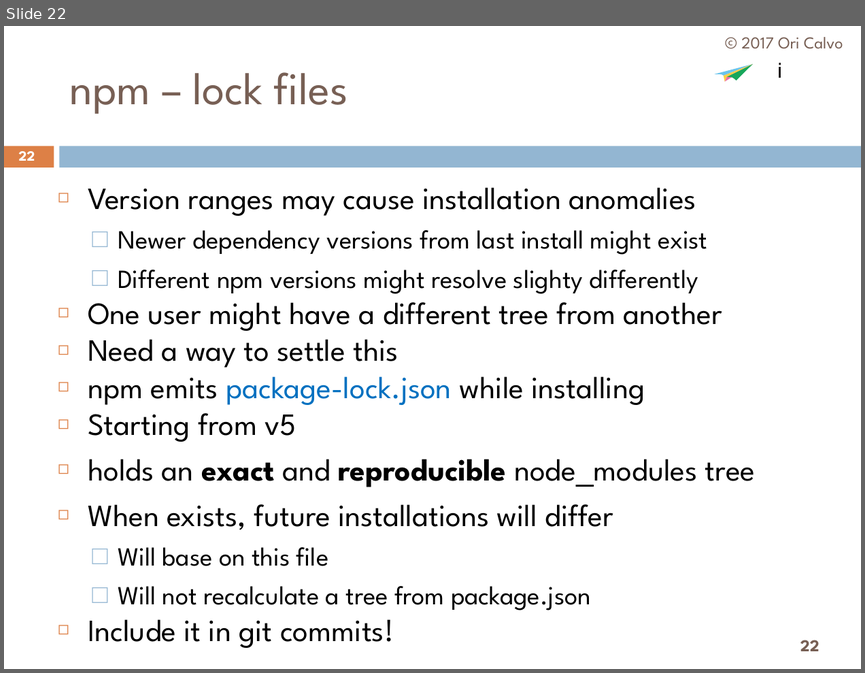
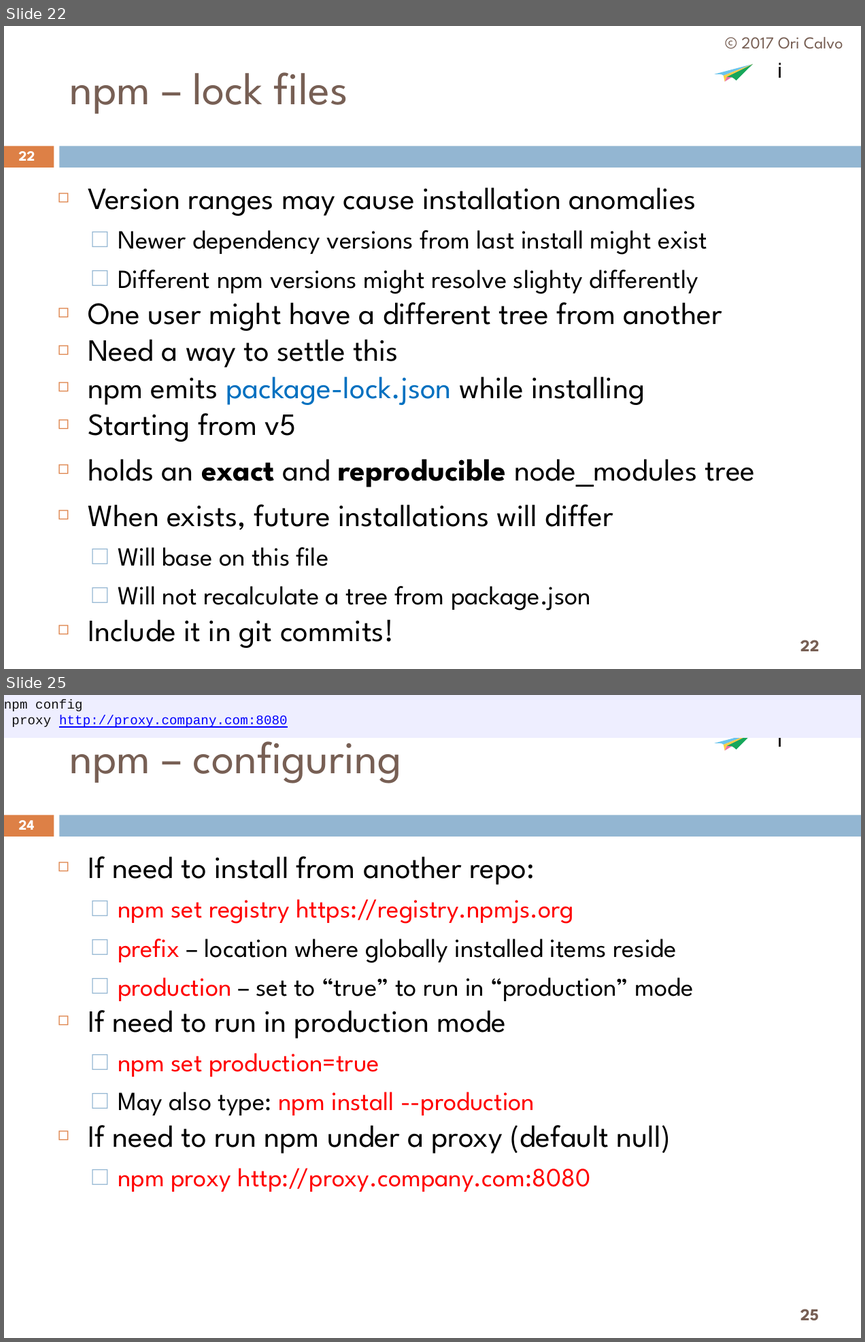
Before and after one commit to oricalvo/course-nodejs, a slide deck: 02 Package Management.pptx. Shown one above the other, each under a label of ours: slide 22 before the commit, slides 22 and 25 after it; the slides between them are not shown. The pictures are 865x673 and 865x1342 pixels, drawn with LibreOffice and Linux fonts; fonts in the diff are those of the drawing; background and template pictures are left out. Boxes give left, top, right and bottom in pixels: in the first picture for what was removed or moved away, otherwise in the second. Text is boxed around its words. In the diff, an @@ line names an element or a change of style, - is before the commit and + after.

```diff
--- a/02 Package Management.pptx
+++ b/02 Package Management.pptx
@@ slide 25 added at [4,695,861,1338], background #FFFFFF; not listed: 7 template elements that a slide beside it also shows @@
@@ rectangle added at [4,695,861,738], fill #EEEEFF, 11 pt, text #0000FF, underline @@
+npm config
+proxy http://proxy.company.com:8080
@@ title added at [70,741,402,783], 38 pt, text #775F54 @@
+npm – configuring
@@ text added at [19,820,35,830], 12 pt, text #FFFFFF, bold @@
+24
@@ text added at [88,856,694,1191], 22 pt, text #000000 @@
+◻ If need to install from another repo:
+  ⬜ npm set registry https://registry.npmjs.org
+  ⬜ prefix – location where globally installed items reside
+  ⬜ production – set to “true” to run in “production” mode
+◻ If need to run in production mode
+  ⬜ npm set production=true
+  ⬜ May also type: npm install --production
+◻ If need to run npm under a proxy (default null)
+  ⬜ npm proxy http://proxy.company.com:8080
@@ page number added at [800,1308,819,1320], 14 pt, text #775F54, bold @@
+25
```
Also in this commit, not shown: 7 slides changed, 1 other slide added.
